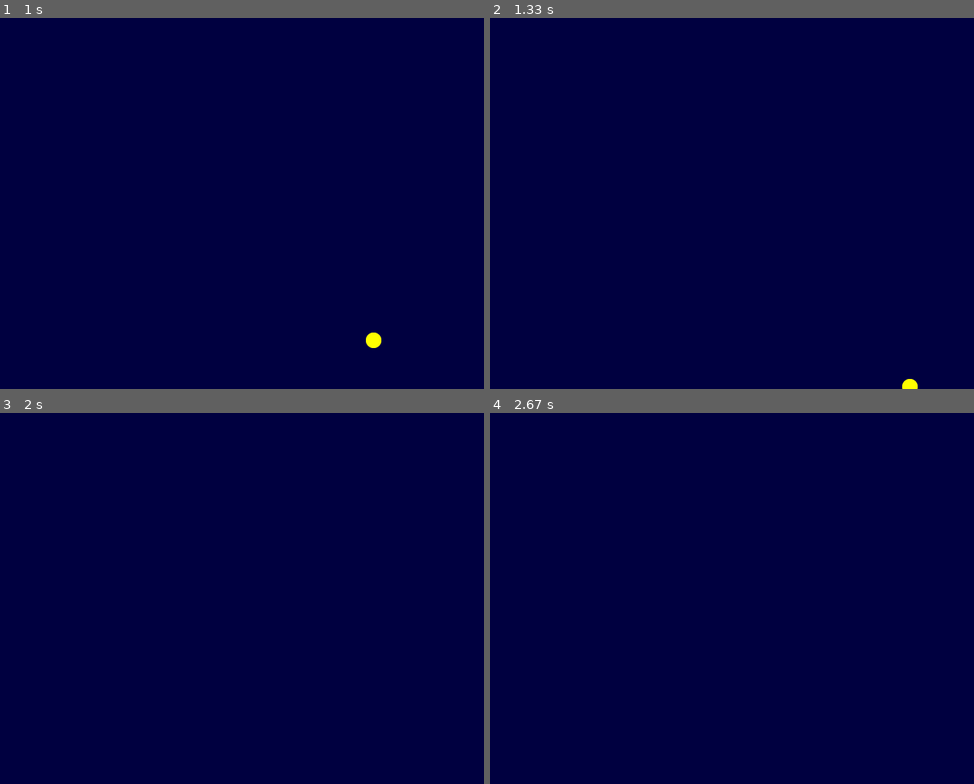
Above: before the commit, frames 1-4 (two rows, left to right).
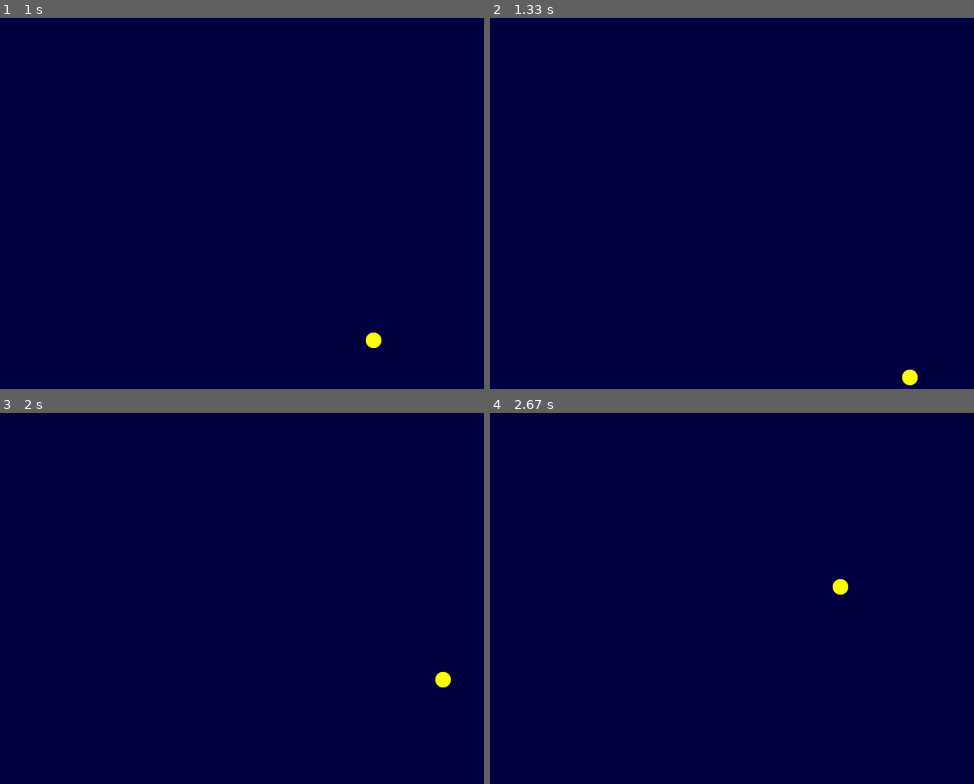
Above: after the commit, the same moments.

Repository: WolfArtt/Inicianando_con_pygame
Game: pygame game, started from Video_Juego.py
Two runs of this game, one before a commit and one after it. Both use one fixed random seed, a clock stepped at 60 frames per second and the inputs below.
Inputs:
- Up to frame 1 (1 s): no input
- Up to frame 2 (1.33 s): no input
- Up to frame 3 (2 s): no input
- Up to frame 4 (2.67 s): no input

Frame 1 is identical in both runs. In frame 2, 0.1% of the frame differs, in the area x 85-89%, y 94-100%; in frame 3, 0.1%; in frame 4, 0.1%.

Commit message:
3ra falla de colisiones 1 arreglamos que la bolita no se salga de la pantalla por ningun lado

Diff:
--- a/Repaso_visto_hasta_ahora.txt
+++ b/Repaso_visto_hasta_ahora.txt
@@ -88,4 +88,14 @@
             y antes de dibujar la bolita rellenamos la pantalla con el metodo:
                 pantalla.fill(color_que_queremos)
             Al ejecutar de nuevo tenemos una pantalla con fondo azul y una bolita que no deja rastro
-        3.
+        3.  La bolita se va y no regresa para evitar esto debemos invertir la velocidad de 'y'
+            cuando la parte inferior de la bolita sea mayor que el ancho de la pantalla
+            esto lo hacemos en la funcion update de la bolita comparando el bottom con el alto de pantalla
+            * Cuando hacemos correr de nuevo nuestra consola la bolita ya no se sale de la pantalla por abajo(Bottom)
+                si no que ahora se sale por la parte derecha de la pantalla
+            * Asi que aplicamos la misma logica, que usamos para evitar que se salga por la pantalla de abajo
+            * Para evitar la fuga de la bolita por arriba debemos invertir la velocidad como antes
+                por lo que podemos aniadir la compracion del top <= 0 en la primera condicion
+                y hacemos lo mismo para evitar la fuga de la bolita por la izquierda asi que aplicamos la compracion de <= 0
+
+        Y asi solucionamos nuestros primeros errores de colisiones para nuestro Juego :3
--- a/Video_Juego.py
+++ b/Video_Juego.py
@@ -26,7 +26,13 @@
         self.speed = [3,3]
 
     def update(self):
+        #Evitar que salga por debajo la bolita
+        if self.rect.bottom >= alto or self.rect.top <= 0:
+            self.speed[1] = -self.speed[1]
 
+        #Evitar que salga por la derecha
+        if self.rect.right >= ancho or self.rect.left <= 0:
+            self.speed[0] = -self.speed[0]
 
         # Mover en base a posicion actual y velocidad
         self.rect.move_ip(self.speed)
